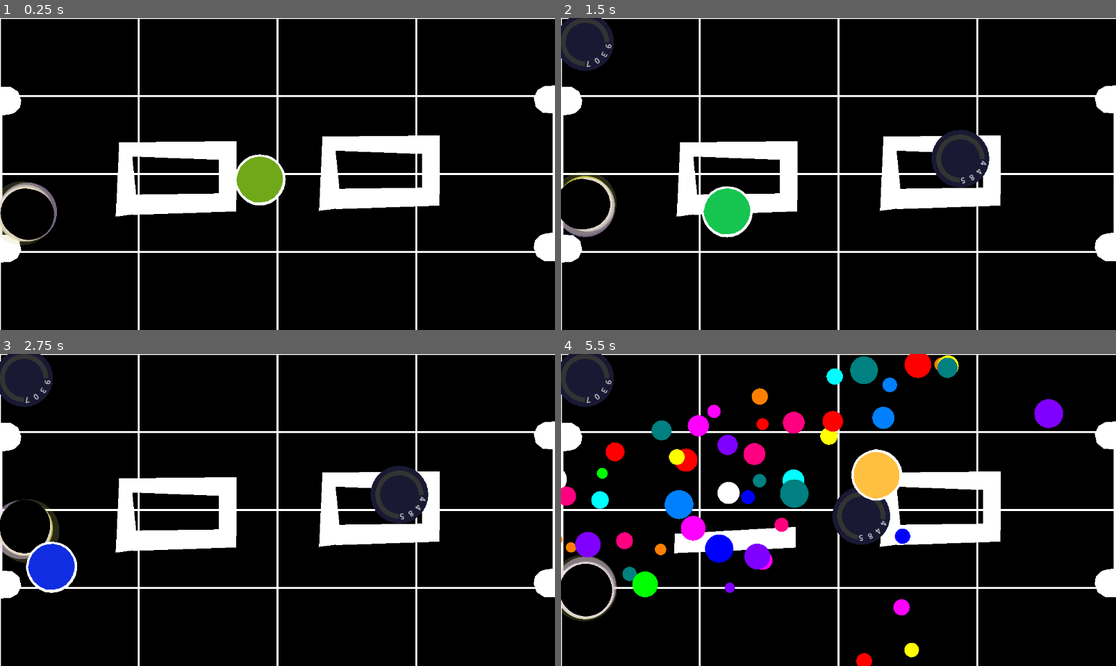
Above: before the commit, frames 1-4 (two rows, left to right).
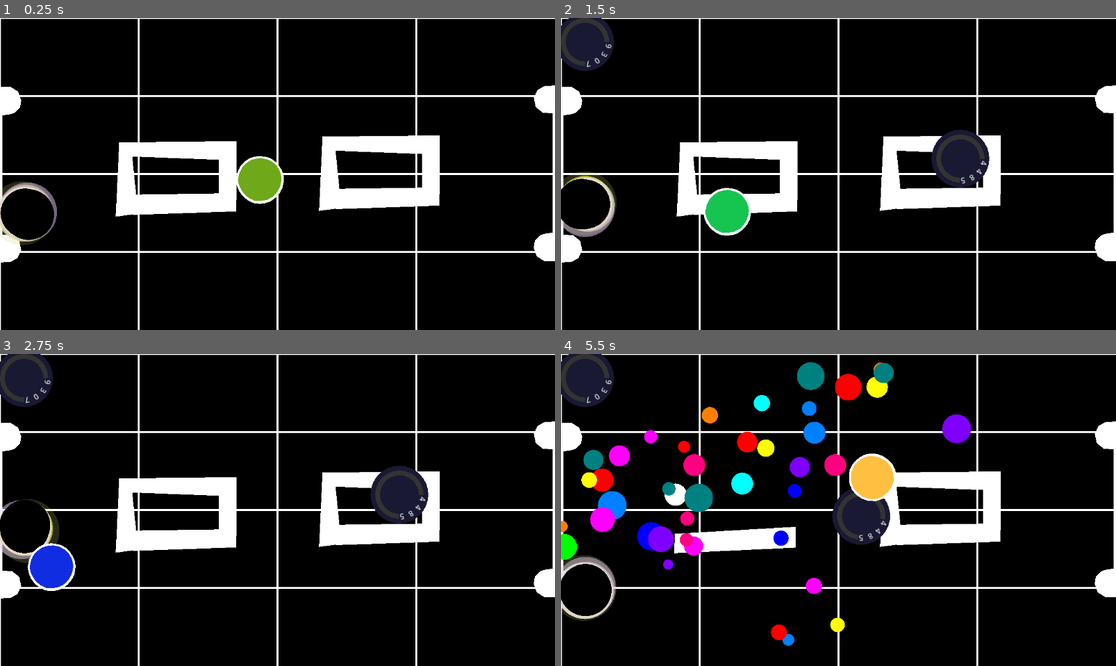
Above: after the commit, the same moments.

Repository: nuitsdesbassins2025/display-engine
Game: Godot game, scene res://Scenes/dogeball.tscn
Same seed, same stepped clock (60 frames per second), same inputs: the game is played once before the commit and once after it.
Inputs (mouse positions are in pixels of both pictures, inside the frame that each line leads up to):
- Up to frame 1 (0.25 s): no input
- Up to frame 2 (1.5 s): tap Enter at 0.5 s; move the mouse to (960, 158) at 0.52 s; hold D 0.53-1.28 s; tap Z at 0.6 s; click (960, 158) at 0.67 s; move the mouse to (727, 189) at 1.27 s; hold S from 1.28 s (still down); tap E at 1.35 s
- Up to frame 3 (2.75 s): move the mouse to (333, 441) at 2.02 s; release S at 2.03 s; hold D from 2.03 s (still down); tap R at 2.1 s
- Up to frame 4 (5.5 s): move the mouse to (810, 572) at 2.77 s; tap one key every 0.75 s from 2.85 s: T F G H; click (810, 572) at 2.92 s; move the mouse to (1005, 556) at 3.52 s; release D at 3.53 s; hold A 3.53-5.03 s; move the mouse to (672, 463) at 4.27 s; move the mouse to (866, 510) at 5.02 s; hold S from 5.03 s (still down); click (866, 510) at 5.17 s

The runs differ from the first frame. In frame 1, 0.3% of the frame differs, in the area x 42-52%, y 43-61%; in frame 2, 0.3%; in frame 3, 0.3%; in frame 4, 14%, in the area x 0-91%, y 0-100%.

Commit message:
Update balle.tscn
ajustement boite de collision

Diff:
--- a/entities/balle/balle.tscn
+++ b/entities/balle/balle.tscn
@@ -17,12 +17,12 @@
 script = ExtResource("1_2ir51")
 
 [node name="CollisionShape2D" type="CollisionShape2D" parent="."]
-scale = Vector2(4.82921, 4.82921)
+scale = Vector2(4.50881, 4.50881)
 shape = SubResource("CircleShape2D_2ir51")
 
 [node name="Polygon2D2" type="Polygon2D" parent="."]
 position = Vector2(0, -0.8)
-scale = Vector2(1.05336, 1.05336)
+scale = Vector2(0.983473, 0.983473)
 polygon = PackedVector2Array(-0.4, -49.6, 13.8, -47.6, 21.8225, -44.9288, 29.8, -40, 38.327, -31.5418, 45.4, -20.4, 49. …(364 unchanged characters)…
 
 [node name="Polygon2D" type="Polygon2D" parent="Polygon2D2"]
@@ -33,6 +33,7 @@
 script = ExtResource("2_f35sm")
 
 [node name="Area2D" type="Area2D" parent="."]
+scale = Vector2(0.926966, 0.929235)
 
 [node name="CollisionShape2D" type="CollisionShape2D" parent="Area2D"]
 shape = SubResource("CircleShape2D_wxx2w")
